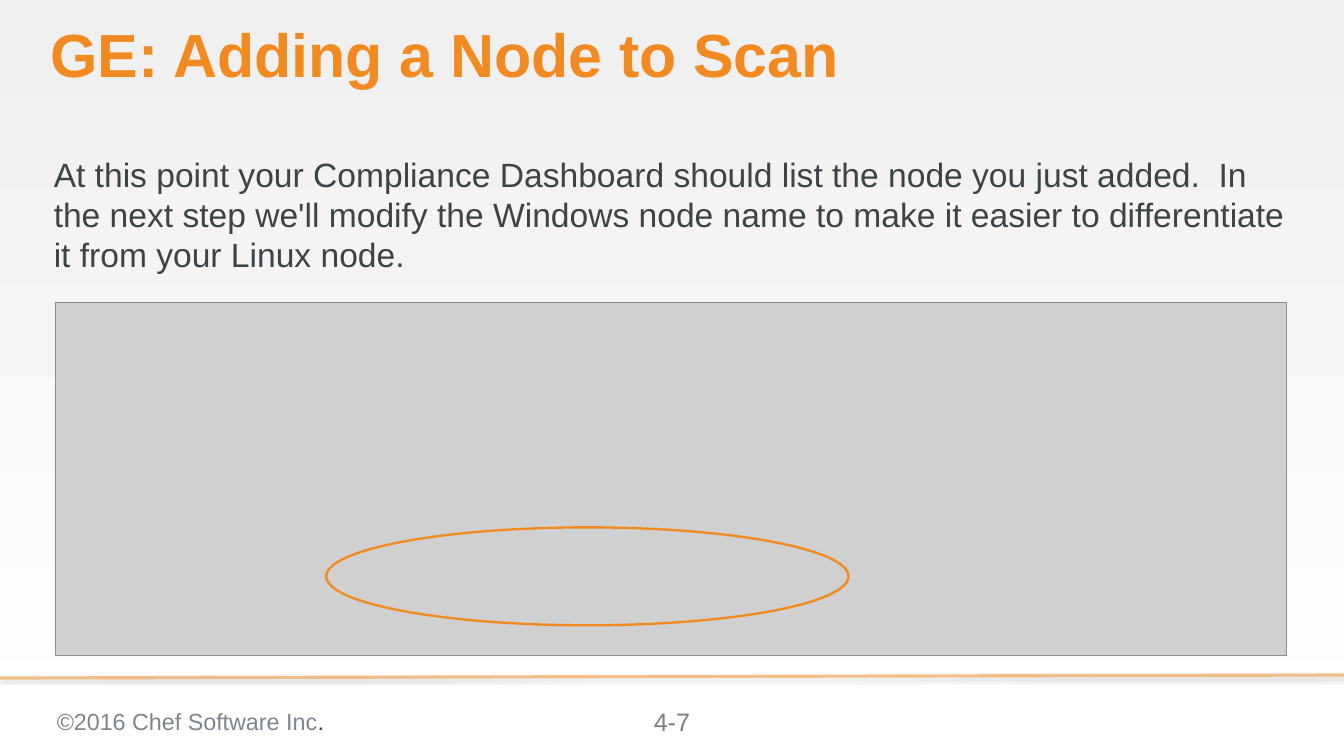
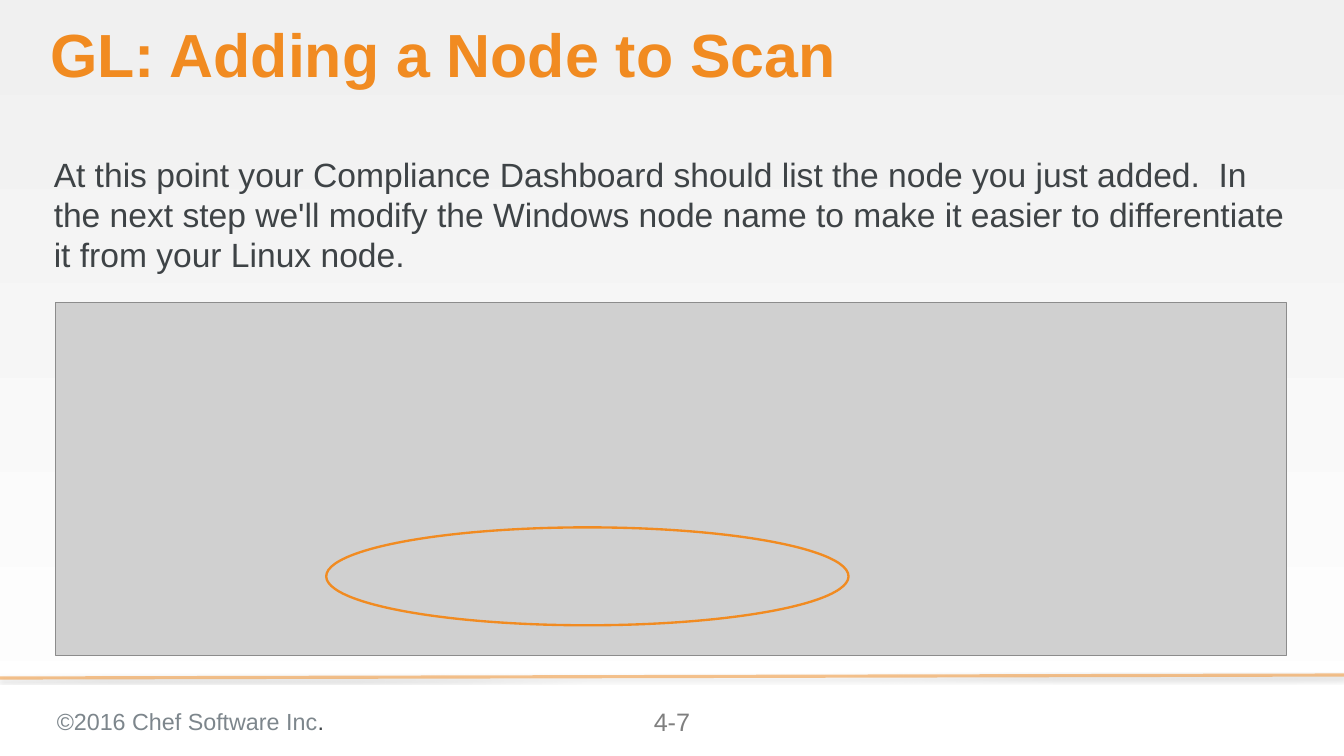
Before and after one commit to bchamby/chef-compliance-installation-configuration-operation, a slide deck: slide 7 of 04-initial-configuration-scans-win.pptx. Drawn at 1344x756 pixels with LibreOffice and Linux fonts; fonts in the diff are those of the drawing; grey boxes stand for pictures; background and template pictures are left out. Boxes give left, top, right and bottom in pixels: in the first picture for what was removed or moved away, otherwise in the second. Text is boxed around its words. In the diff, an @@ line names an element or a change of style, - is before the commit and + after.

Commit message:
04-initial-configuration-scans-win updated scan lab removed redundant and incomplete remediation lab

```diff
--- a/04-initial-configuration-scans-win.pptx
+++ b/04-initial-configuration-scans-win.pptx
@@ title at (50,33,835,89): text changed @@
-GE: Adding a Node to Scan
+GL: Adding a Node to Scan
```
Also in this commit, not shown: 15 other slides changed, 1 slide added, 39 slides removed.
